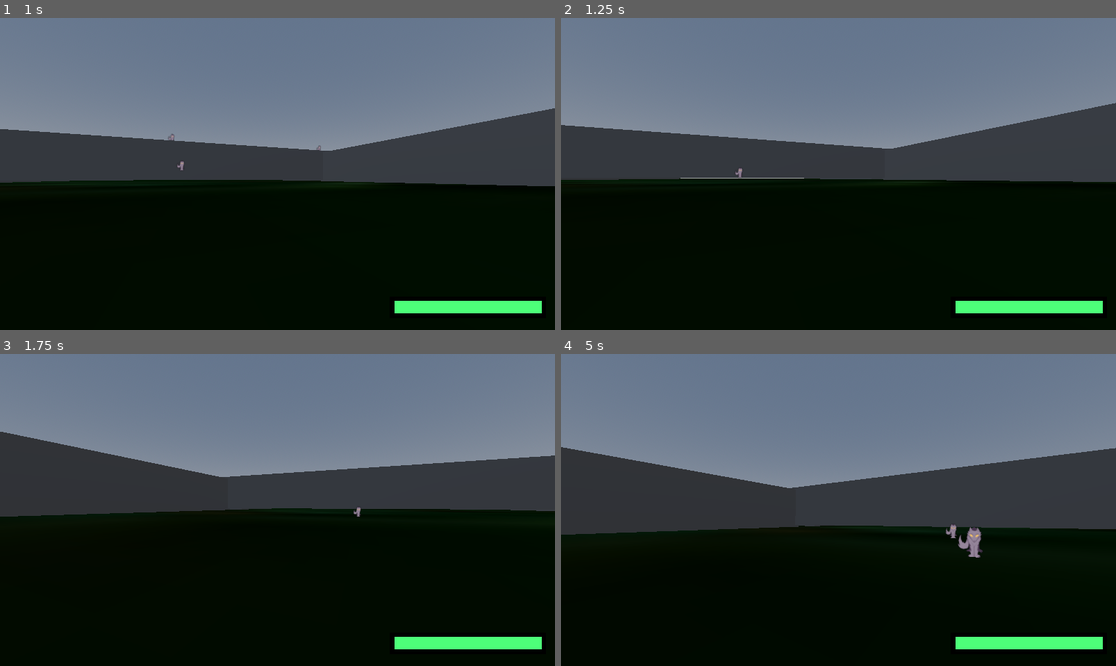
Above: before the commit, frames 1-4 (two rows, left to right).
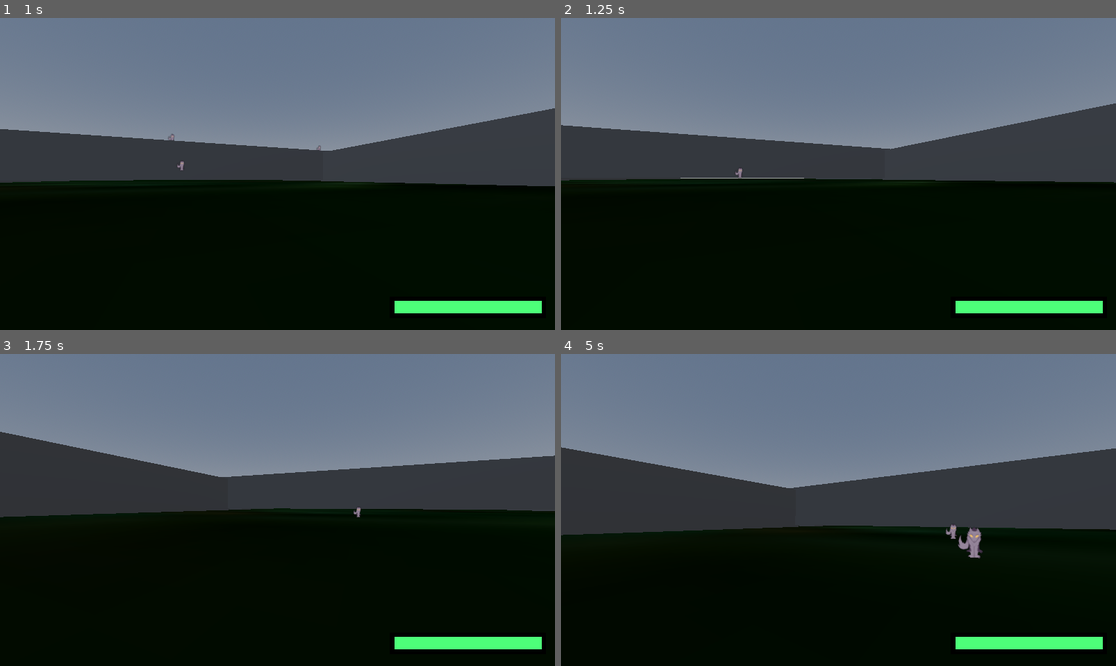
Above: after the commit, the same moments.

Repository: tajsDev/cleanser
Game: Godot game, scene res://Levels/level_one.tscn
The game is run twice, just before and just after one commit, with the same random seed, the same clock (stepped at 60 frames per second) and the same inputs.
Inputs (mouse positions are in pixels of both pictures, inside the frame that each line leads up to):
- Up to frame 1 (1 s): tap Enter (ui_accept) at 0.5, 0.77 s; move the mouse to (305, 174) at 0.52 s; hold Up (ui_up) from 0.53 s (still down)
- Up to frame 2 (1.25 s): keep holding Up (ui_up)
- Up to frame 3 (1.75 s): keep holding Up (ui_up); move the mouse to (249, 510) at 1.27 s; tap Enter (ui_accept) at 1.52 s
- Up to frame 4 (5 s): keep holding Up (ui_up); move the mouse to (849, 503) at 2.02 s; move the mouse to (832, 516) at 2.77 s; tap Enter (ui_accept) at 3.02, 3.77, 4.52 s; move the mouse to (877, 513) at 3.52 s; move the mouse to (794, 506) at 4.27 s

Frame 1 is identical in both runs. In frame 2, less than 0.1% of the frame differs, in the area x 0-100%, y 27-53%; in frame 3, 0.1%; in frame 4, 0.2%, in the area x 0-100%, y 29-66%.

Commit message:
trying to fix hit box

Diff:
--- a/Player/player.tscn
+++ b/Player/player.tscn
@@ -36,6 +36,7 @@
 modulate_color = Color(0.301961, 1, 0.47451, 1)
 
 [sub_resource type="CylinderShape3D" id="CylinderShape3D_tjmev"]
+height = 0.253943
 
 [sub_resource type="CapsuleMesh" id="CapsuleMesh_d4wt4"]
 
@@ -97,6 +98,7 @@
 cam = NodePath("..")
 
 [node name="CollisionShape3D" type="CollisionShape3D" parent="."]
+transform = Transform3D(1, 0, 0, 0, 1, 0, 0, 0, 1, 0, -0.903381, 0)
 shape = SubResource("CylinderShape3D_tjmev")
 
 [node name="MeshInstance3D" type="MeshInstance3D" parent="."]
@@ -104,14 +106,16 @@
 skeleton = NodePath("../..")
 
 [node name="Area3D" type="Area3D" parent="."]
-transform = Transform3D(1, 0, 0, 0, 1, 0, 0, 0, 1, 0, 0, 0.0205689)
+transform = Transform3D(1, 0, 0, 0, 1, 0, 0, 0, 1, 0, 3.08627, -0.403183)
+disable_mode = 2
+input_ray_pickable = false
 script = ExtResource("5_wq1dv")
+
+[node name="CollisionShape3D" type="CollisionShape3D" parent="Area3D"]
+transform = Transform3D(1, 0, 0, 0, 1, 0, 0, 0, 1, 0, -2.64673, 0.39064)
+shape = SubResource("CylinderShape3D_fnev5")
 
 [node name="HealthManager" type="Node3D" parent="Area3D"]
 script = ExtResource("5_md0m2")
 
-[node name="CollisionShape3D" type="CollisionShape3D" parent="Area3D"]
-transform = Transform3D(1, 0, 0, 0, 1, 0, 0, 0, 1, 0, 0.362793, 0)
-shape = SubResource("CylinderShape3D_fnev5")
-
 [connection signal="hurts" from="Area3D/HealthManager" to="Area3D" method="_on_health_manager_hurts"]
--- a/Scripts/enemy_hit.gd
+++ b/Scripts/enemy_hit.gd
@@ -14,6 +14,7 @@
 
 
 func _on_area_entered(area: Area3D) -> void:
+	print(area)
 	if(area.is_in_group("projectile")):
 		_on_health_manager_hurts()
 	elif (area.is_in_group("healing")):
--- a/Scripts/player_hit.gd
+++ b/Scripts/player_hit.gd
@@ -12,6 +12,7 @@
 
 
 func _on_area_entered(area: Area3D) -> void:
+	print(area)
 	if(area.is_in_group("enemy_proj")):
 		print("hurts")
 		_on_health_manager_hurts()
